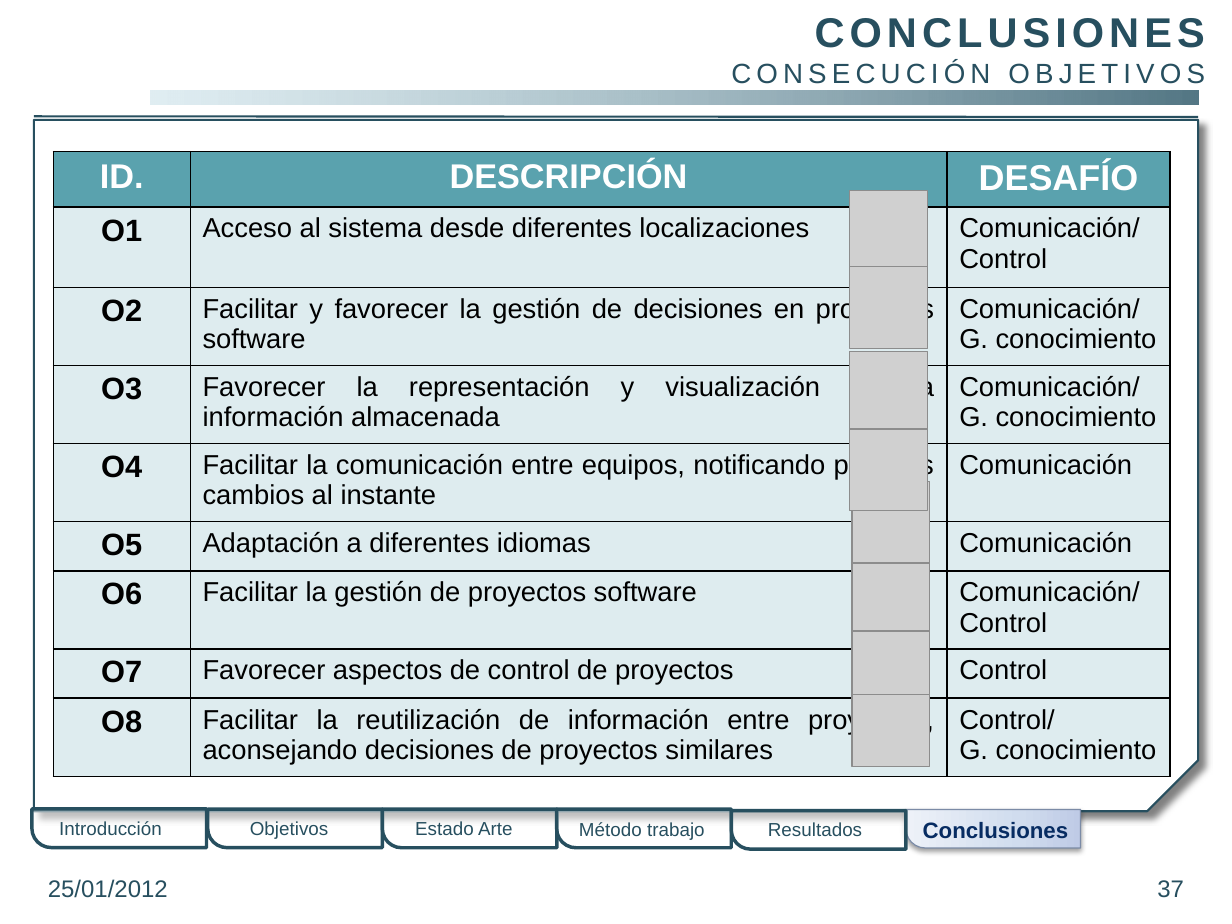
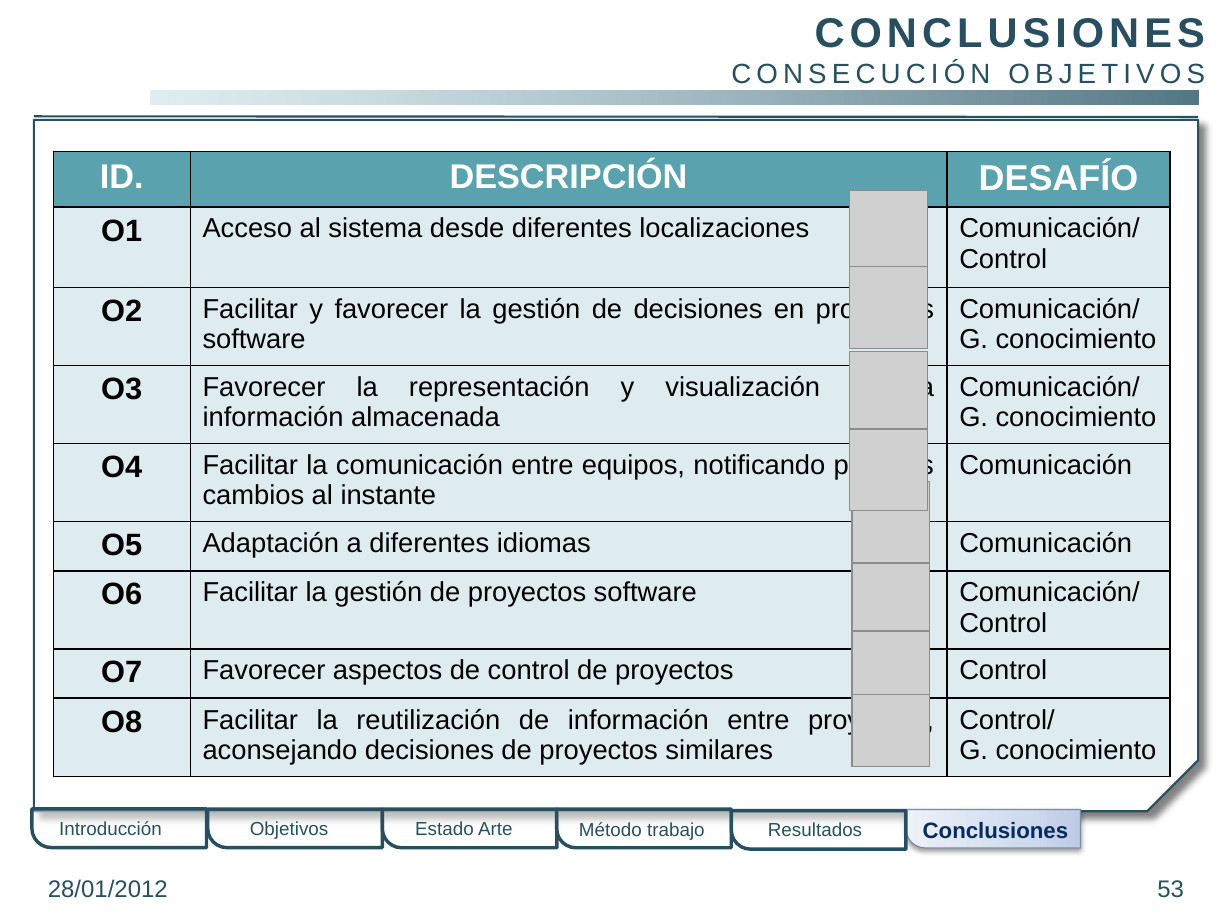
Before and after one commit to gangadhar001/repo-pfc, a slide deck: slide 53 of PFC/Presentacion/PresentacionPFC.pptx (slide 37 before the commit). Drawn at 1232x924 pixels with LibreOffice and Linux fonts; fonts in the diff are those of the drawing; grey boxes stand for pictures; background and template pictures are left out. Boxes give left, top, right and bottom in pixels: in the first picture for what was removed or moved away, otherwise in the second. Text is boxed around its words. In the diff, an @@ line names an element or a change of style, - is before the commit and + after.

```diff
--- a/PFC/Presentacion/PresentacionPFC.pptx
+++ b/PFC/Presentacion/PresentacionPFC.pptx
@@ text at (48,879,168,898): text changed @@
-25/01/2012
+28/01/2012
@@ page number at (1157,880,1184,898): text changed @@
-37
+53
```
Also in this commit, not shown: 31 other slides changed, 17 slides added.
